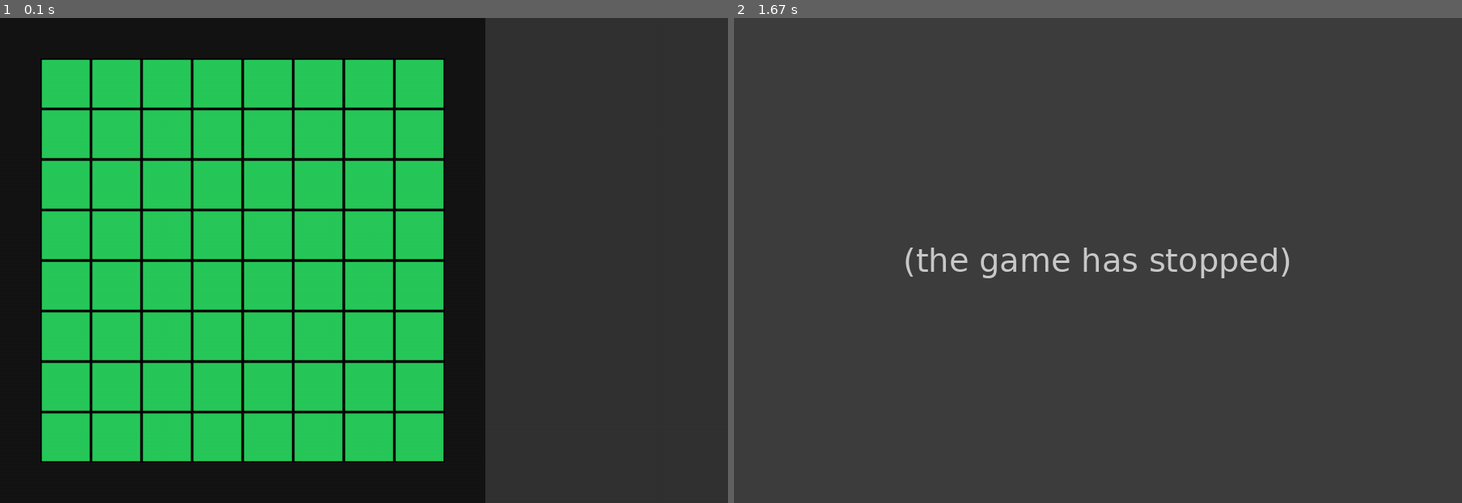
Above: before the commit, frames 1-2 (left to right).
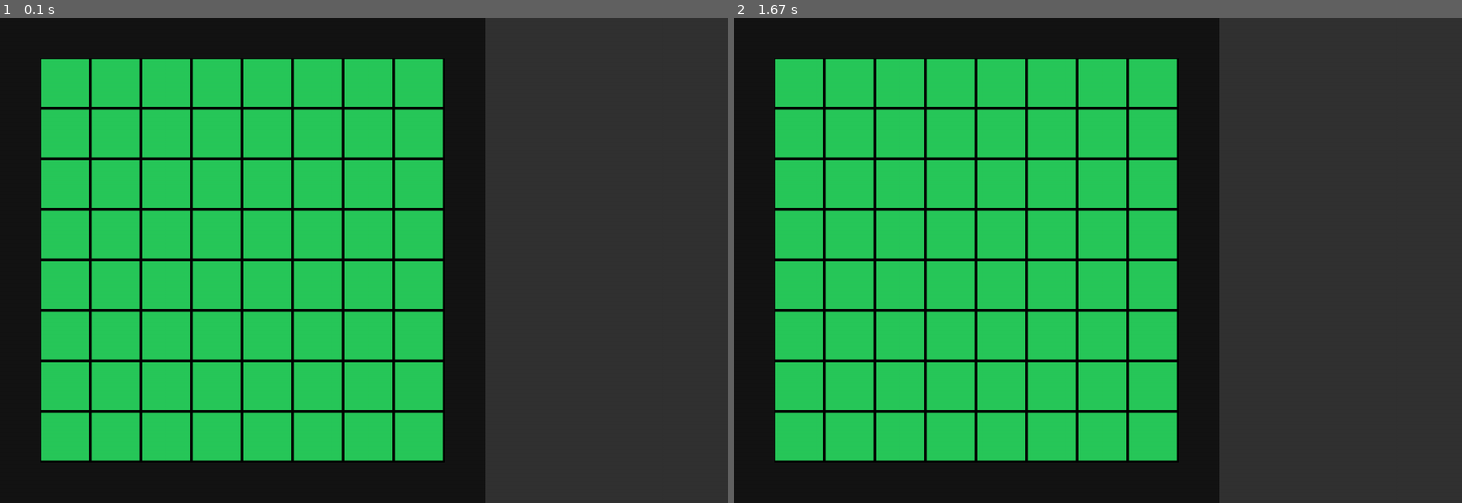
Above: after the commit, the same moments.

Repository: mainleau/othello-pygame
Game: pygame game, started from main.py
Two runs of this game, one before a commit and one after it. Both use one fixed random seed, a clock stepped at 60 frames per second and the inputs below.
Inputs:
- Up to frame 1 (0.1 s): no input
- Up to frame 2 (1.67 s): hold Up 0.33-0.8 s; hold Down 0.83-1.3 s

The runs differ from the first frame. In frame 1, 4.9% of the frame differs, in the area x 5-61%, y 8-92%; in frame 2, 67%, in the area x 0-77%, y 0-100%.
Error before the commit: NameError: name 'squash' is not defined (main.py line 86); the game stopped at 0.33 s (later frames are placeholders)

Commit message:
feat: make some values responsive

Diff:
--- a/main.py
+++ b/main.py
@@ -1,7 +1,4 @@
 import pygame
-from pygame.locals import *
-import random
-
 
 SCREEN_WIDTH, SCREEN_HEIGHT = 1080, 720
 FPS = 60
@@ -18,9 +15,13 @@
 
 BOARD_CARPET_COLOR = (40, 200, 90)
 
-CELL_SIZE = ((BOARD_AREA - BOARD_BORDER_AREA)**(1/2)) / 8
-CELL_GAP = 4
+CELL_COUNT = 8**2
+CELL_SIZE = ((BOARD_AREA - BOARD_BORDER_AREA)**(1/2)) / CELL_COUNT**(1/2)
+CELL_GAP = CELL_SIZE / 20
 
+class Game:
+    def __init__(self):
+        self.cells = (0) * CELL_COUNT
 
 class Board:
     def __init__(self, screen):
@@ -62,21 +63,42 @@
             pygame.draw.rect(
                 self.screen,
                 BOARD_CARPET_COLOR, (
-                    BOARD_BORDER_WIDTH + id % 8 * CELL_SIZE + CELL_GAP / 2,
-                    BOARD_BORDER_WIDTH + id // 8 * CELL_SIZE + CELL_GAP / 2,
+                    BOARD_BORDER_WIDTH + id % CELL_COUNT**(1/2) * CELL_SIZE + CELL_GAP / 2,
+                    BOARD_BORDER_WIDTH + id // CELL_COUNT**(1/2) * CELL_SIZE + CELL_GAP / 2,
                     CELL_SIZE - CELL_GAP,
                     CELL_SIZE - CELL_GAP
                 )
             )
-        ), range(64)))
+        ), range(CELL_COUNT)))
+
+class Racket:
+    def __init__(self, screen, coordinates):
+        self.screen = screen
+        self.speed = 4
+
+        self.x, self.y = coordinates
+
+    def update(self):
+        self.rect = pygame.draw.circle(self.screen, (255, 255, 255), (self.x, self.y), 20)
+
+    def up(self):
+        self.y -= self.speed
+
+    def down(self):
+        self.y += self.speed
+
 
 pygame.init()
+
+pygame.font.init()
+font = pygame.freetype.SysFont(pygame.font.get_default_font(), 30)
 
 screen = pygame.display.set_mode((SCREEN_WIDTH, SCREEN_HEIGHT))
 pygame.display.set_caption('Othello')
 clock = pygame.time.Clock()
 
 board = Board(screen)
+squash = Racket(screen, (50, 50))
 
 while True:
     screen.fill(SCREEN_COLOR)
